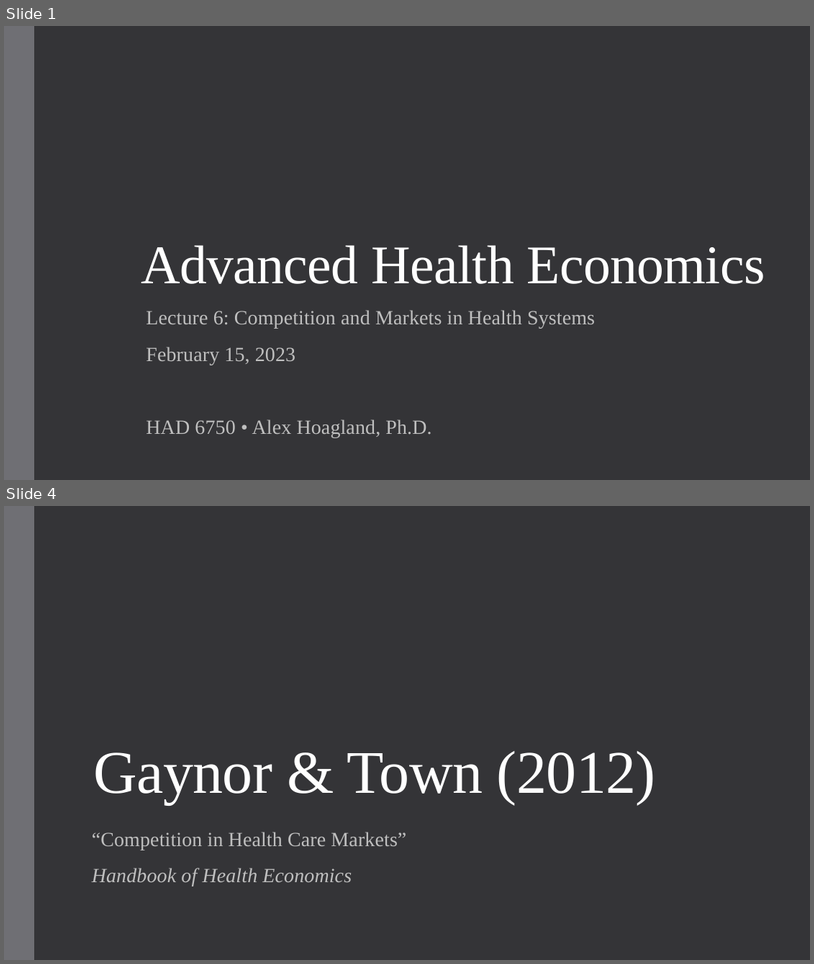
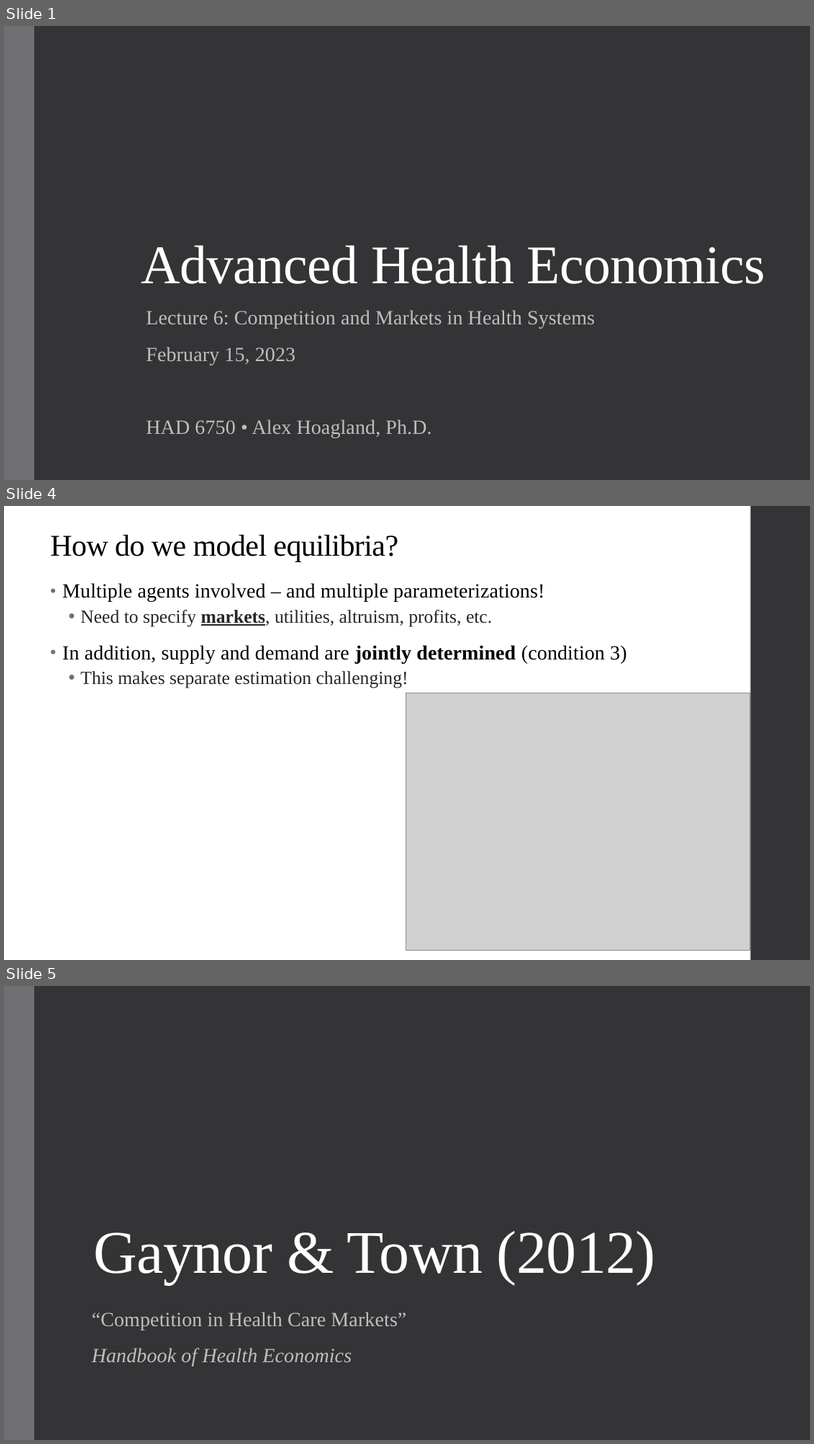
Before and after one commit to alex-hoagland/HAD6750H, a slide deck: Lecture06_HealthSystems/L6Slides_HealthSystems_2023W.pptx. Shown one above the other, each under a label of ours: slides 1 and 4 before the commit, slides 1, 4 and 5 after it; the slides between them are not shown. The pictures are 814x964 and 814x1444 pixels, drawn with LibreOffice and Linux fonts; fonts in the diff are those of the drawing; grey boxes stand for pictures. Boxes give left, top, right and bottom in pixels: in the first picture for what was removed or moved away, otherwise in the second. Text is boxed around its words. In the diff, an @@ line names an element or a change of style, - is before the commit and + after.

```diff
--- a/Lecture06_HealthSystems/L6Slides_HealthSystems_2023W.pptx
+++ b/Lecture06_HealthSystems/L6Slides_HealthSystems_2023W.pptx
@@ slide 4 added at (4, 506, 810, 960), background #FFFFFF @@
@@ rectangle added at (751, 506, 810, 960), fill #353537 @@
@@ title added at (50, 535, 399, 561), 36 pt, text #000000 @@
+How do we model equilibria?
@@ text added at (62, 583, 627, 688), 24 pt, text #000000 @@
+• Multiple agents involved – and multiple parameterizations!
+  • Need to specify markets, utilities, altruism, profits, etc.
+• In addition, supply and demand are jointly determined (condition 3)
+  • This makes separate estimation challenging!
@@ picture added at (406, 692, 751, 950) @@
@@ what was slide 4 is now slide 5 @@
```
Also in this commit, not shown: 8 slides changed, 4 other slides added, 5 slides removed.
